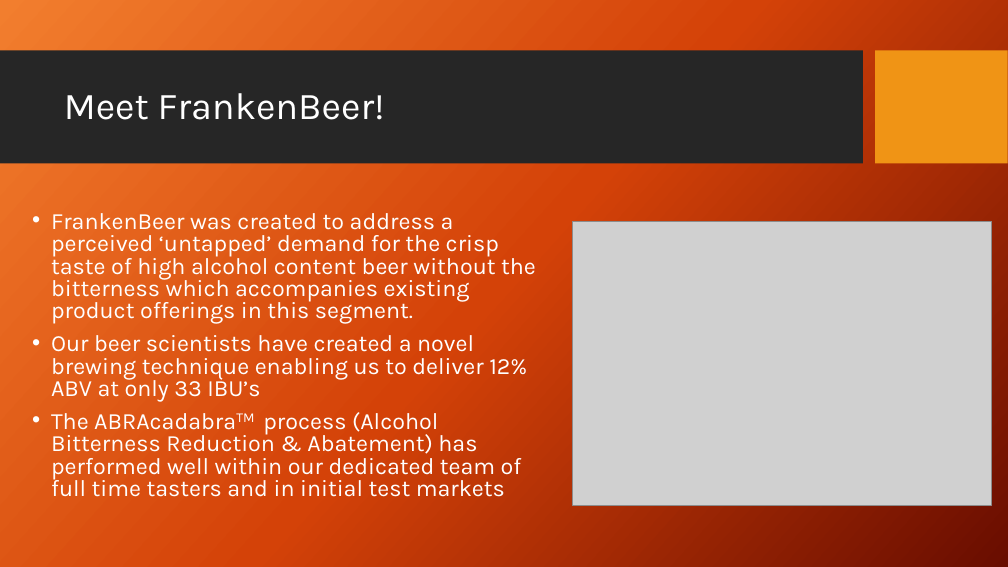
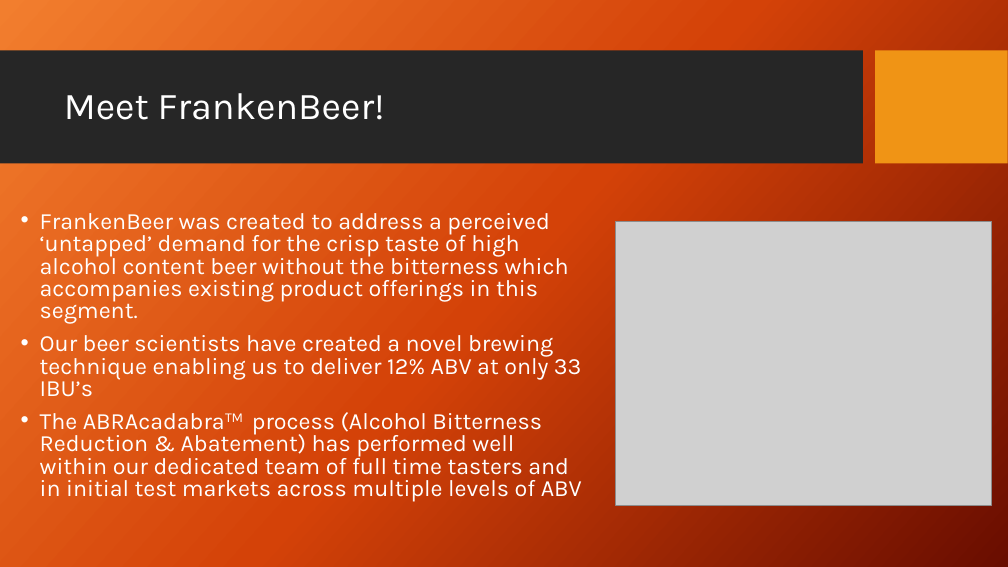
Before and after one commit to nickcellini/DDS-Case-Study-ACQN, a slide deck: slide 5 of Case Study - Project 1 - Final.pptx. Drawn at 1008x567 pixels with LibreOffice and Linux fonts; fonts in the diff are those of the drawing; grey boxes stand for pictures; background and template pictures are left out. Boxes give left, top, right and bottom in pixels: in the first picture for what was removed or moved away, otherwise in the second. Text is boxed around its words. In the diff, an @@ line names an element or a change of style, - is before the commit and + after.

Commit message:
updated with FrankenScore

```diff
--- a/Case Study - Project 1 - Final.pptx
+++ b/Case Study - Project 1 - Final.pptx
@@ text "FrankenBeer was created to address ..." moved from (x1=51, y1=213, x2=536, y2=497) to (x1=40, y1=213, x2=582, y2=501) @@
@@ picture resized from (x1=572, y1=222, x2=992, y2=505) to (x1=616, y1=222, x2=991, y2=505) @@
@@ text at (x1=40, y1=412, x2=582, y2=501): text changed @@
-• The ABRAcadabraTM process (Alcohol Bitterness Reduction & Abatement) has performed well within our dedicated team of full time tasters and in initial test markets
+• The ABRAcadabraTM process (Alcohol Bitterness Reduction & Abatement) has performed well within our dedicated team of full time tasters and in initial test markets across multiple levels of ABV
```
Also in this commit, not shown: 3 other slides changed.
